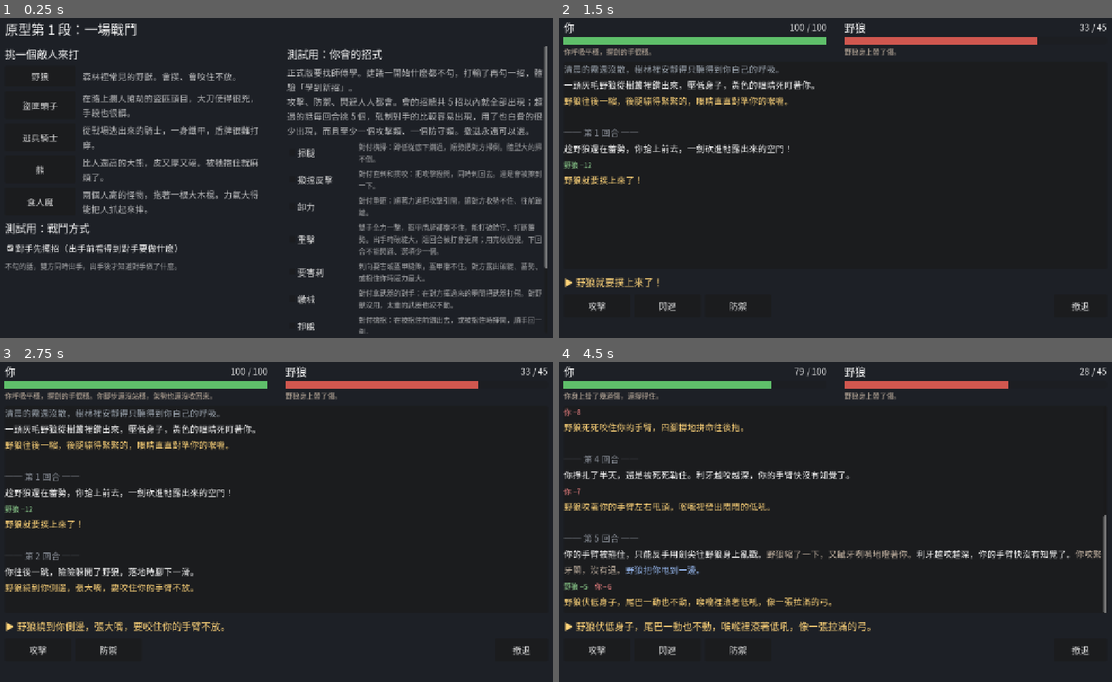
Above: before the commit, frames 1-4 (two rows, left to right).
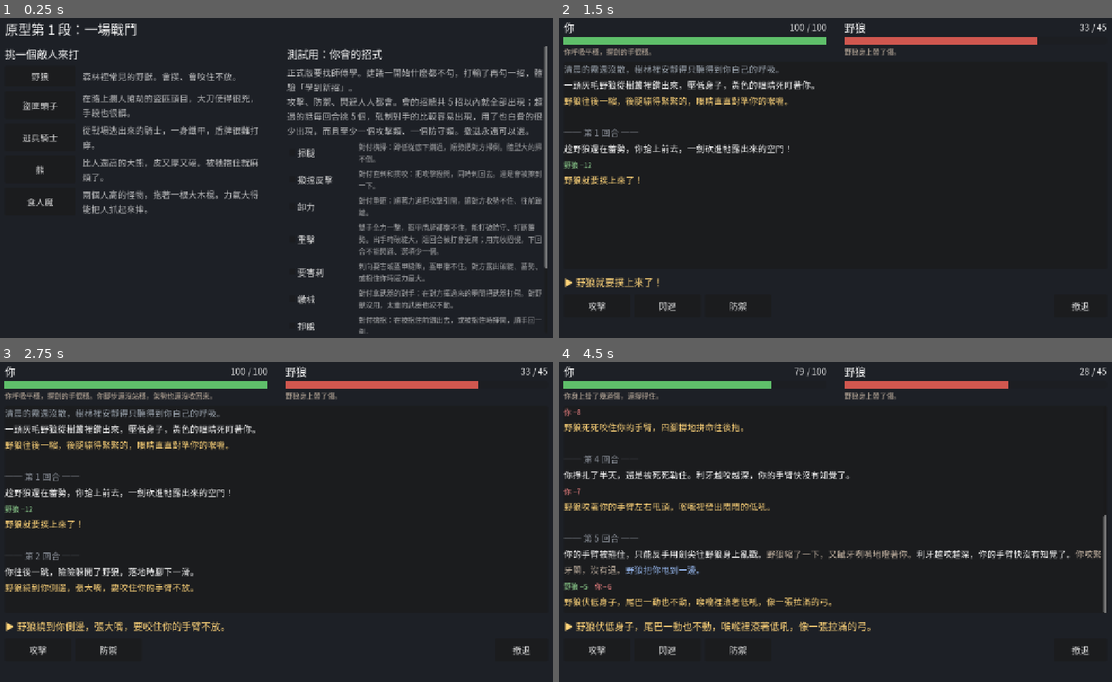
Above: after the commit, the same moments.

Repository: YPY1019/-
Game: Godot game, scene res://main.tscn
The game is run twice, just before and just after one commit, with the same random seed, the same clock (stepped at 60 frames per second) and the same inputs.
Inputs:
- Up to frame 1 (0.25 s): no input
- Up to frame 2 (1.5 s): click "野狼" at 0.5 s; click "攻擊" at 1.25 s
- Up to frame 3 (2.75 s): click "閃避" at 2 s
- Up to frame 4 (4.5 s): click "防禦" at 2.75 s; click "掙扎" at 3.5 s; click "攻擊" at 4.25 s

The runs differ from the first frame. In frame 1, 1.2% of the frame differs, in the area x 1-33%, y 64-79%; in frame 2, less than 0.1%; in frame 3, less than 0.1%; in frame 4, less than 0.1%.

Commit message:
抽招戰鬥定案；拿掉「同時出手」開關；設計文件整理
Co-Authored-By: Claude Opus 5.5 <noreply@anthropic.com>

Diff:
--- a/冒險者模擬/scripts/battle/battle.gd
+++ b/冒險者模擬/scripts/battle/battle.gd
@@ -33,8 +33,6 @@
 var round_no := 0
 ## "" = 還在打；win / lose / flee
 var outcome := ""
-## true = 對手先擺招（你看得到牠要做什麼）；false = 雙方同時出手，出手後才知道
-var telegraph := true
 var rng := RandomNumberGenerator.new()
 
 
@@ -76,12 +74,6 @@
 func play_round(choices: Dictionary) -> Array:
 	var ev := []
 	ev.append(_ev("round", "第 %d 回合" % round_no))
-
-	# 不擺招時，對手的動作在這時候才揭曉
-	if not telegraph:
-		for enemy in enemies:
-			if enemy.is_alive():
-				ev.append(_ev("action", enemy.intent["text"]))
 
 	# 1. 我方先出手
 	var done := {}
@@ -194,21 +186,11 @@
 	for id in candidates:
 		var w := 1.0
 		if foe != null and not MoveData.is_basic(id):
-			# 擺招時看對手這一招；不擺招時看對手會的所有招（你只知道牠的路數）
-			var types := [foe.intent["type"]]
-			if not telegraph:
-				types = _action_types(foe)
-			var good := false
-			var wasted := true
-			for t in types:
-				var e := MoveData.entry(id, t, foe.traits)
-				good = good or e.get("good", false)
-				var useless: bool = (e.get("deal", 0.0) <= 0.0 and not e.has("effect")) \
-						or (MoveData.DEFENSE.has(id) and e.get("take", 0.0) >= 1.0)  # 防守招卻擋不住
-				wasted = wasted and useless
-			if good:
+			var e := MoveData.entry(id, foe.intent["type"], foe.traits)
+			if e.get("good", false):
 				w = GOOD_WEIGHT
-			elif wasted:
+			elif (e.get("deal", 0.0) <= 0.0 and not e.has("effect")) \
+					or (MoveData.DEFENSE.has(id) and e.get("take", 0.0) >= 1.0):  # 防守招卻擋不住
 				w = WASTED_WEIGHT
 		weights.append(w)
 		total += w
@@ -218,18 +200,6 @@
 		if roll <= 0.0:
 			return candidates[i]
 	return candidates[-1]
-
-
-func _action_types(foe: Combatant) -> Array:
-	var types := []
-	for id in foe.enemy_def["actions"]:
-		var a: Dictionary = foe.enemy_def["actions"][id]
-		var t: String = "windup" if a.get("windup", false) else a["type"]
-		if not types.has(t):
-			types.append(t)
-		if a.get("windup", false) and not types.has(a["type"]):
-			types.append(a["type"])
-	return types
 
 
 # ---- 玩家出手 ----
@@ -393,8 +363,7 @@
 				intent.merge({"action": id, "type": a["type"], "phase": "do", "text": enemy.fill(text)})
 				_remember(enemy, id)
 		enemy.intent = intent
-		if telegraph:
-			ev.append(_ev("tell", intent["text"]))
+		ev.append(_ev("tell", intent["text"]))
 
 
 func _remember(enemy: Combatant, id: String) -> void:
--- a/冒險者模擬/scripts/ui/main.gd
+++ b/冒險者模擬/scripts/ui/main.gd
@@ -26,7 +26,6 @@
 # 選擇畫面
 var prep_screen: Control
 var learn_checks := {}  # move_id -> CheckBox
-var telegraph_check: CheckBox
 
 # 戰鬥畫面
 var battle_screen: Control
@@ -112,17 +111,6 @@
 		row.add_child(l)
 		left.add_child(row)
 
-	left.add_child(_heading("測試用：戰鬥方式"))
-	telegraph_check = CheckBox.new()
-	telegraph_check.text = "對手先擺招（出手前看得到對手要做什麼）"
-	telegraph_check.button_pressed = true
-	left.add_child(telegraph_check)
-	var tnote := Label.new()
-	tnote.text = "不勾的話，雙方同時出手，出手後才知道對手做了什麼。"
-	tnote.modulate = Color(1, 1, 1, 0.6)
-	tnote.add_theme_font_size_override("font_size", 16)
-	tnote.autowrap_mode = TextServer.AUTOWRAP_WORD_SMART
-	left.add_child(tnote)
 
 	# 右：測試用的招式設定
 	var right := VBoxContainer.new()
@@ -240,7 +228,6 @@
 	hero_c = hero.to_combatant()
 	foe_c = Combatant.from_enemy(enemy_id)
 	battle = Battle.new([hero_c], [foe_c])
-	battle.telegraph = telegraph_check.button_pressed
 	log_label.clear()
 	foe_name_label.text = foe_c.display_name
 	prep_screen.visible = false
@@ -311,10 +298,7 @@
 	if over:
 		tell_label.text = ""
 		return
-	if battle.telegraph:
-		tell_label.text = "▶ " + foe_c.intent["text"]
-	else:
-		tell_label.text = foe_c.fill("▶ 你緊盯著{name}，猜不透{pron}下一步要做什麼。")
+	tell_label.text = "▶ " + foe_c.intent["text"]
 
 	# 選項每回合都不同，重新排按鈕
 	for child in move_row.get_children():
--- a/冒險者模擬/tests/shot.gd
+++ b/冒險者模擬/tests/shot.gd
@@ -19,13 +19,6 @@
 		main._on_move(main.hero_c.hand[0])
 	await _frames(3)
 	root.get_texture().get_image().save_png(out + "/battle.png")
-	# 不擺招也打一場截圖
-	main.telegraph_check.button_pressed = false
-	main._start_battle("bandit_leader")
-	for i in 3:
-		main._on_move(main.hero_c.hand[0])
-	await _frames(3)
-	root.get_texture().get_image().save_png(out + "/hidden.png")
 	# 隨便亂按，確認不會壞掉
 	for enemy in EnemyData.ORDER:
 		main._start_battle(enemy)
Not shown, changed: GAME_DESIGN.md
